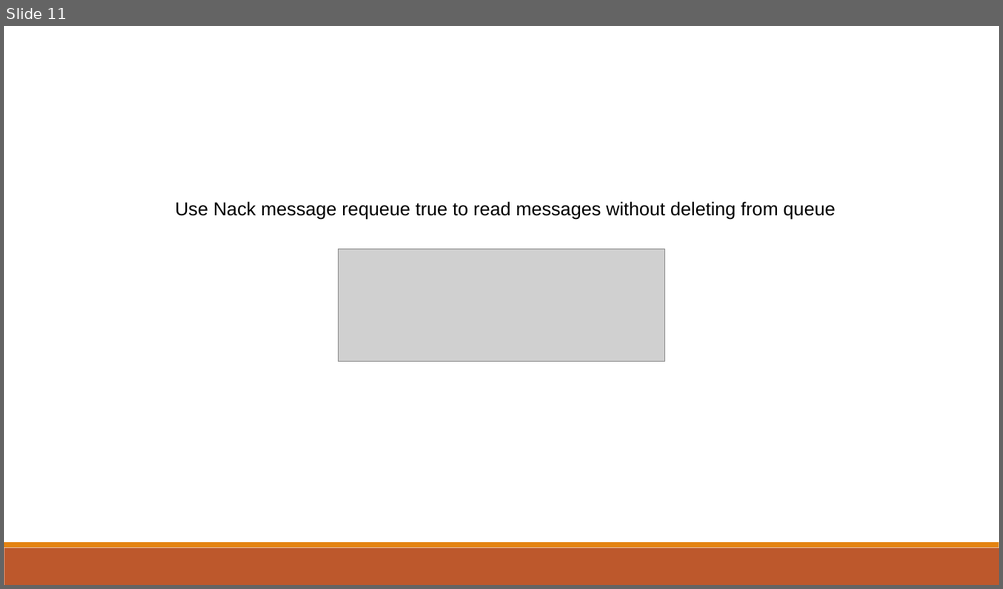
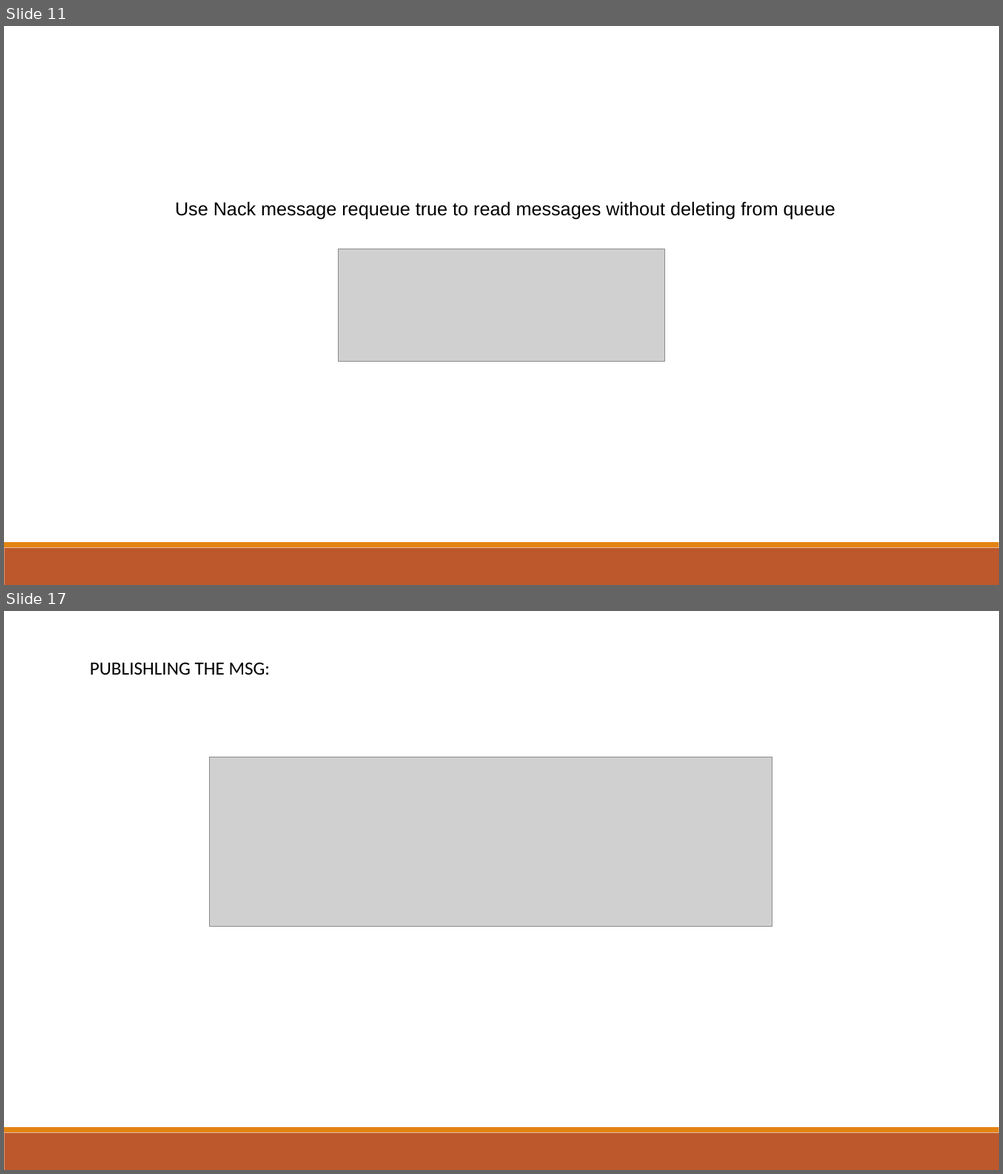
Before and after one commit to vishnuvishal-11/Vishnuvishal, a slide deck: Presentations/RabbitMQ.pptx. Shown one above the other, each under a label of ours: slide 11 before the commit, slides 11 and 17 after it; the slides between them are not shown. The pictures are 1003x589 and 1003x1174 pixels, drawn with LibreOffice and Linux fonts; fonts in the diff are those of the drawing; grey boxes stand for pictures. Boxes give left, top, right and bottom in pixels: in the first picture for what was removed or moved away, otherwise in the second. Text is boxed around its words. In the diff, an @@ line names an element or a change of style, - is before the commit and + after.

```diff
--- a/Presentations/RabbitMQ.pptx
+++ b/Presentations/RabbitMQ.pptx
@@ slide 17 added at [4, 611, 999, 1170], background #FFFFFF; not listed: 2 template elements that a slide beside it also shows @@
@@ text added at [90, 662, 270, 675], 18 pt, text #000000 @@
+PUBLISHLING THE MSG:
@@ picture added at [209, 758, 771, 926] @@
```
Also in this commit, not shown: 1 slide changed, 6 other slides added.
